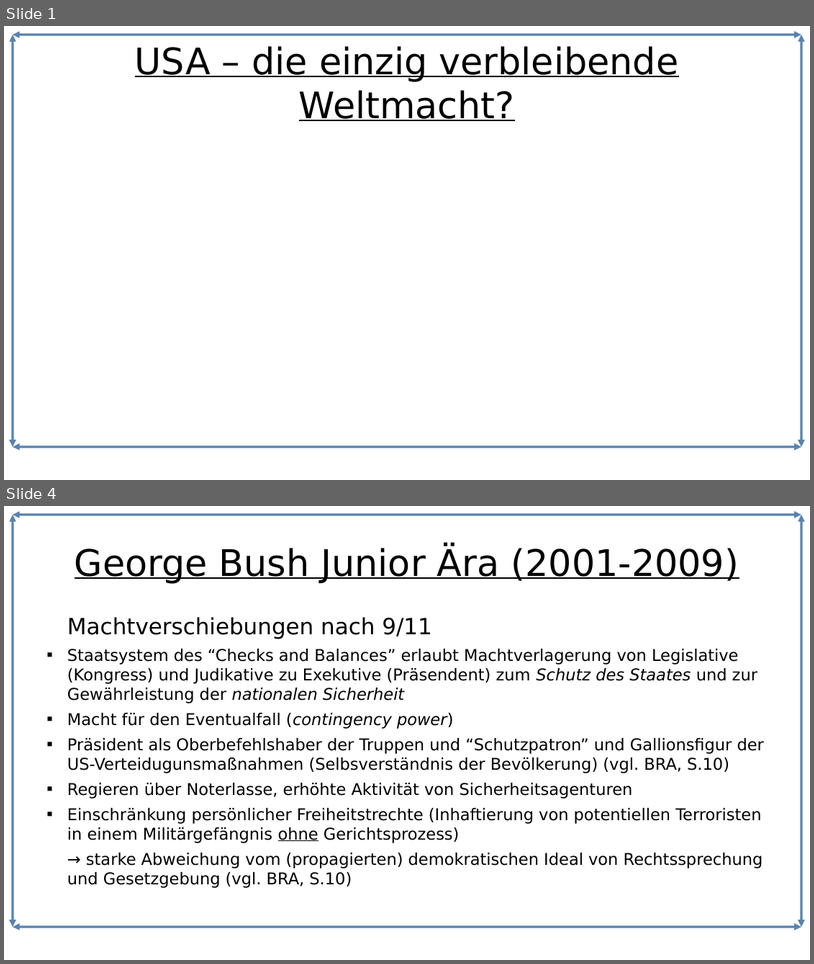
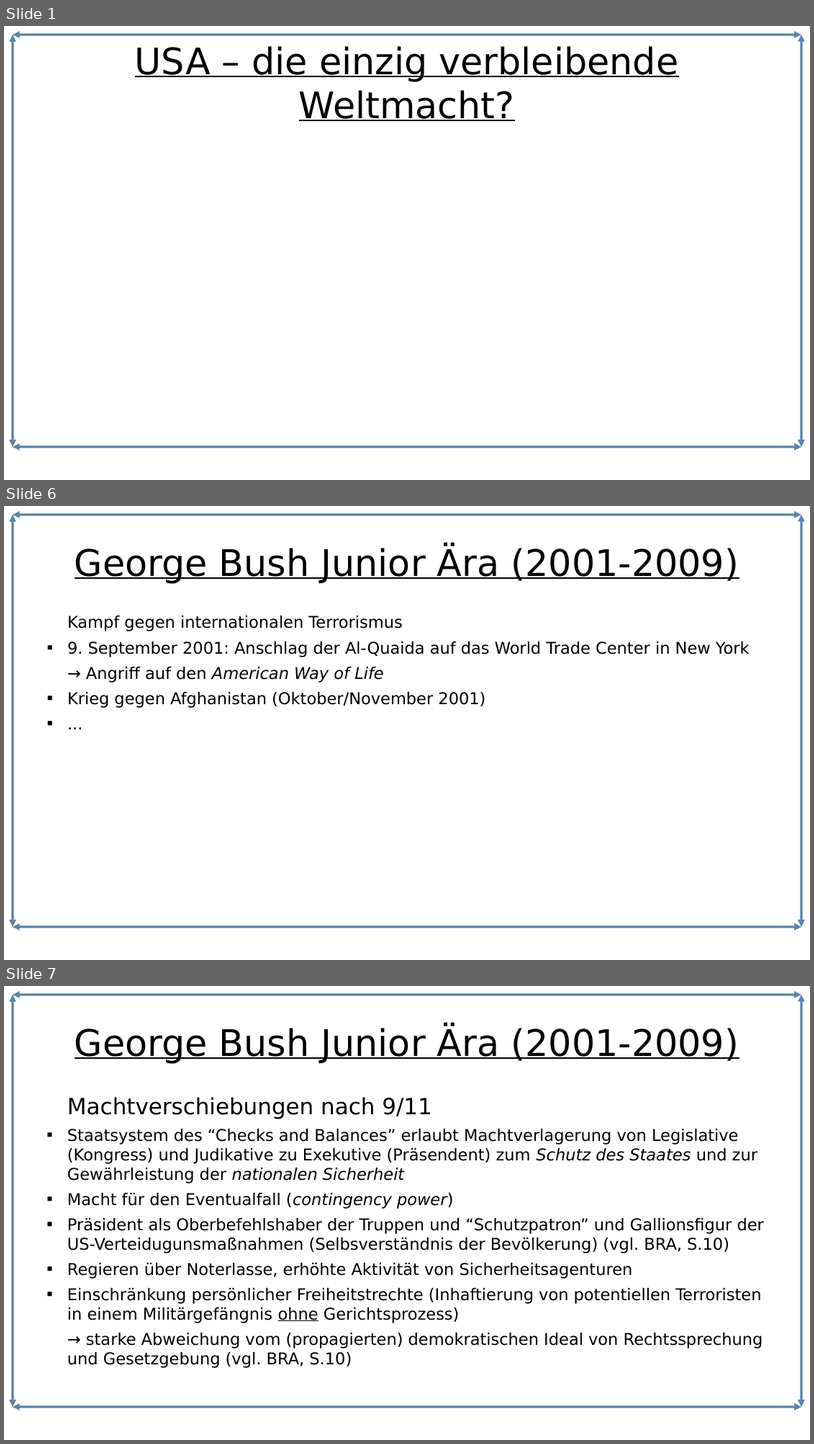
Before and after one commit to Lacrimus/Referat-Geschichte-USA-die-einzig-verbleibende-Weltmacht-, a slide deck: USA-die-einzig-verbleibende-Weltmacht.odp. Shown one above the other, each under a label of ours: slides 1 and 4 before the commit, slides 1, 6 and 7 after it; the slides between them are not shown. The pictures are 814x964 and 814x1444 pixels, drawn with LibreOffice and Linux fonts; fonts in the diff are those of the drawing. Boxes give left, top, right and bottom in pixels: in the first picture for what was removed or moved away, otherwise in the second. Text is boxed around its words. In the diff, an @@ line names an element or a change of style, - is before the commit and + after.

```diff
--- a/USA-die-einzig-verbleibende-Weltmacht.odp
+++ b/USA-die-einzig-verbleibende-Weltmacht.odp
@@ slide 6 added at [4,506,810,960], background #FFFFFF; not listed: 4 template elements that a slide beside it also shows @@
@@ title added at [75,548,739,584], 36 pt, text #000000, underline @@
+George Bush Junior Ära (2001-2009)
@@ text added at [67,615,750,708], 16 pt, text #000000 @@
+Kampf gegen internationalen Terrorismus
+■ 9. September 2001: Anschlag der Al-Quaida auf das World Trade Center in New York
+→ Angriff auf den American Way of Life
+■ Krieg gegen Afghanistan (Oktober/November 2001)
+■ ...
@@ what was slide 4 is now slide 7 @@
```
Also in this commit, not shown: 6 slides changed, 2 other slides added, 1 slide removed, 1 other file.
